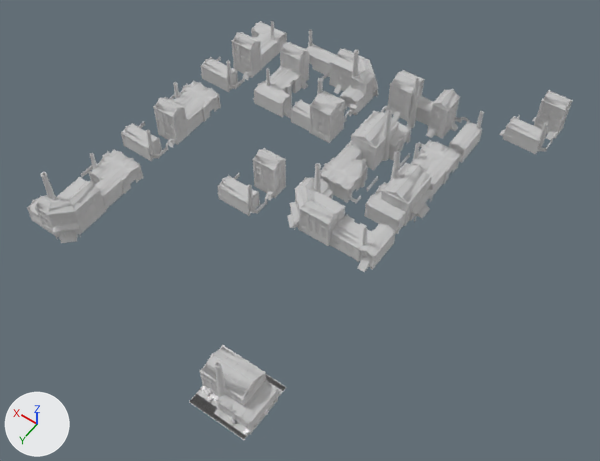
Renders of the glTF model modular-factories/data/jakob/buildings/sewing_workshop/factory_b10.gltf from each side of a commit.
The view is the same before and after, from a camera (50 mm lens) standing at (-16.1, 16.3, 44.6) and looking at (4.6, -12.7, -0.9). Lighting does not change. The marker at lower left points along +X, +Y and +Z. Objects named as collision shapes, trigger or cutter boxes, shadow casters or lower levels of detail are left out. Where no turn or scale is listed for an object, it has been applied to the vertices.

In view in the first picture: '_b10_lod0', '_b10_lod0.001', '_b10_lod0.002', '_b12_lod0', '_b12_lod0.001', '_b12_lod0.002', '_b13_lod0', '_b13_lod0.001', '_b13_lod0.002', '_b13_lod0.003', '_b15_lod0', '_b15_lod0.001', '_b15_lod0.002', '_b2_lod0', '_b2_lod0.001', '_b8_lod0', '_b8_lod0.001', '_b8_lod0.002', '_b8_lod0.003', '_b8_lod0.004', '_b8_lod0.005'.
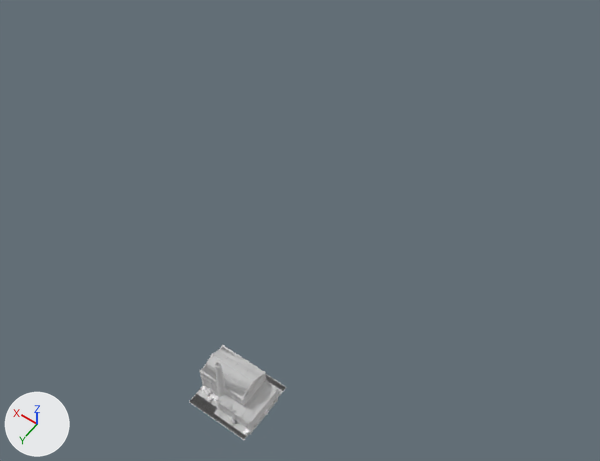
Pixel boxes (x1, y1, x2, y2) of what changed, in the pictures (600 x 461 px):
'_b12_lod0.001', deleted
    before: (27, 172, 106, 243)
'_b10_lod0.002', deleted
    before: (364, 151, 434, 234)
'_b12_lod0.002', deleted
    before: (288, 163, 346, 246)
'_b8_lod0.005', deleted
    before: (217, 148, 286, 216)
'_b8_lod0.002', deleted
    before: (121, 97, 189, 161)
'_b8_lod0.004', deleted
    before: (500, 90, 573, 154)
'_b15_lod0', deleted
    before: (329, 214, 396, 272)
'_b10_lod0.001', deleted
    before: (348, 110, 411, 170)
'_b12_lod0', deleted
    before: (329, 48, 379, 115)
'_b2_lod0.001', deleted
    before: (289, 78, 357, 143)
'_b8_lod0.003', deleted
    before: (201, 32, 262, 92)
'_b8_lod0', deleted
    before: (426, 89, 484, 163)
'_b13_lod0.002', deleted
    before: (81, 149, 143, 209)
'_b13_lod0.003', deleted
    before: (320, 144, 378, 204)
'_b2_lod0', deleted
    before: (381, 70, 433, 128)
'_b15_lod0.001', deleted
    before: (253, 66, 301, 117)
'_b13_lod0', deleted
    before: (399, 140, 460, 199)
'_b8_lod0.001', deleted
    before: (280, 30, 337, 89)
'_b13_lod0.001', deleted
    before: (169, 81, 221, 134)
'_b15_lod0.002', deleted
    before: (251, 21, 287, 68)

Diff of the bpy script that builds the scene:
```diff
--- a/modular-factories/data/jakob/buildings/sewing_workshop/factory_b10.gltf.py
+++ b/modular-factories/data/jakob/buildings/sewing_workshop/factory_b10.gltf.py
@@ ob_b2_lod0 @@
-ob_b2_lod0 = bpy.data.objects.new('_b2_lod0', me_mesh_0_403)
@@ ob_b8_lod0 @@
-ob_b8_lod0 = bpy.data.objects.new('_b8_lod0', me_mesh_0_366)
@@ ob_b10_lod0_001 @@
-ob_b10_lod0_001 = bpy.data.objects.new('_b10_lod0.001', me_mesh_0_538)
@@ ob_b12_lod0 @@
-ob_b12_lod0 = bpy.data.objects.new('_b12_lod0', me_mesh_0_500)
@@ ob_b8_lod0_001 @@
-ob_b8_lod0_001 = bpy.data.objects.new('_b8_lod0.001', me_mesh_0_366)
@@ ob_b2_lod0_001 @@
-ob_b2_lod0_001 = bpy.data.objects.new('_b2_lod0.001', me_mesh_0_403)
@@ ob_b8_lod0_002 @@
-ob_b8_lod0_002 = bpy.data.objects.new('_b8_lod0.002', me_mesh_0_366)
@@ ob_b13_lod0 @@
-ob_b13_lod0 = bpy.data.objects.new('_b13_lod0', me_mesh_0_523)
@@ ob_b15_lod0 @@
-ob_b15_lod0 = bpy.data.objects.new('_b15_lod0', me_mesh_0_250)
@@ ob_b15_lod0_001 @@
-ob_b15_lod0_001 = bpy.data.objects.new('_b15_lod0.001', me_mesh_0_250)
@@ ob_b8_lod0_003 @@
-ob_b8_lod0_003 = bpy.data.objects.new('_b8_lod0.003', me_mesh_0_366)
@@ ob_b15_lod0_002 @@
-ob_b15_lod0_002 = bpy.data.objects.new('_b15_lod0.002', me_mesh_0_250)
@@ ob_b12_lod0_001 @@
-ob_b12_lod0_001 = bpy.data.objects.new('_b12_lod0.001', me_mesh_0_500)
@@ ob_b8_lod0_004 @@
-ob_b8_lod0_004 = bpy.data.objects.new('_b8_lod0.004', me_mesh_0_366)
@@ ob_b12_lod0_002 @@
-ob_b12_lod0_002 = bpy.data.objects.new('_b12_lod0.002', me_mesh_0_500)
@@ ob_b8_lod0_005 @@
-ob_b8_lod0_005 = bpy.data.objects.new('_b8_lod0.005', me_mesh_0_366)
@@ ob_b13_lod0_001 @@
-ob_b13_lod0_001 = bpy.data.objects.new('_b13_lod0.001', me_mesh_0_523)
@@ ob_b10_lod0_002 @@
-ob_b10_lod0_002 = bpy.data.objects.new('_b10_lod0.002', me_mesh_0_538)
@@ ob_b13_lod0_002 @@
-ob_b13_lod0_002 = bpy.data.objects.new('_b13_lod0.002', me_mesh_0_523)
@@ ob_b13_lod0_003 @@
-ob_b13_lod0_003 = bpy.data.objects.new('_b13_lod0.003', me_mesh_0_523)
```
